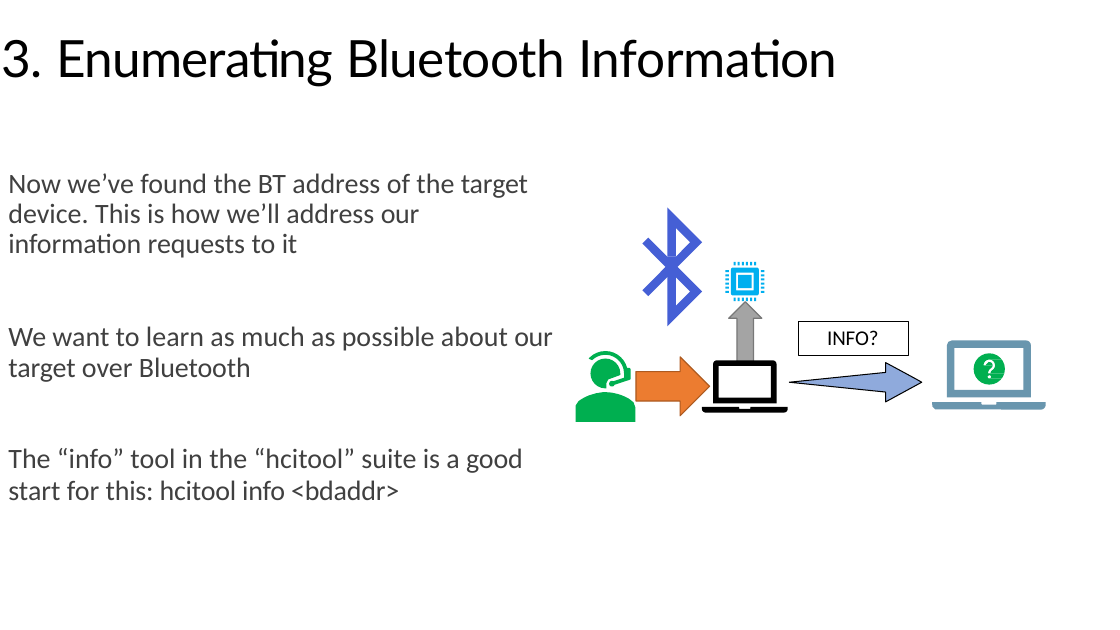
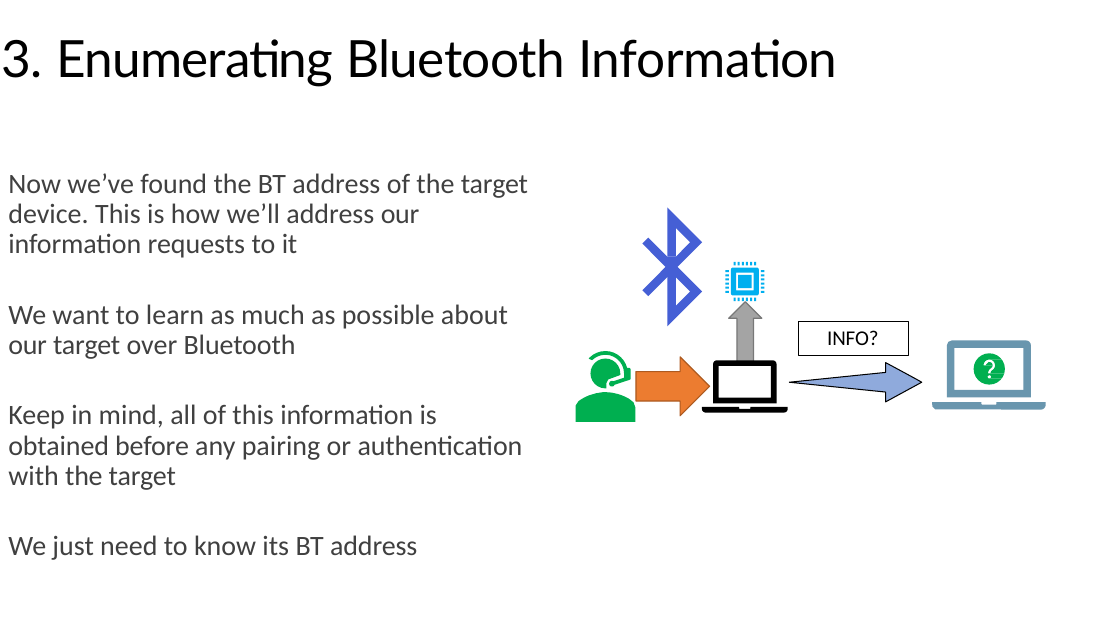
Before and after one commit to nprobert/AutoISAC-ACT-AdvWireless, a slide deck: slide 9 of 2 ACT AW - Bluetooth.pptx (slide 14 before the commit). Drawn at 1120x630 pixels with LibreOffice and Linux fonts; fonts in the diff are those of the drawing. Boxes give left, top, right and bottom in pixels: in the first picture for what was removed or moved away, otherwise in the second. Text is boxed around its words. In the diff, an @@ line names an element or a change of style, - is before the commit and + after.

Commit message:
Bluetooth updates.  Split Kali from PC/Mobile

```diff
--- a/2 ACT AW - Bluetooth.pptx
+++ b/2 ACT AW - Bluetooth.pptx
@@ text at [8,304,523,560]: paragraphs added @@
+We want to learn as much as possible about our target over Bluetooth
+Keep in mind, all of this information is obtained before any pairing or authentication with the target
+We just need to know its BT address
@@ text removed at [8,326,553,382] @@
-We want to learn as much as possible about our target over Bluetooth
@@ text removed at [8,448,523,500] @@
-The “info” tool in the “hcitool” suite is a good
-start for this: hcitool info <bdaddr>
```
Also in this commit, not shown: 5 other slides changed, 2 slides added, 13 slides removed, 1 other file.
